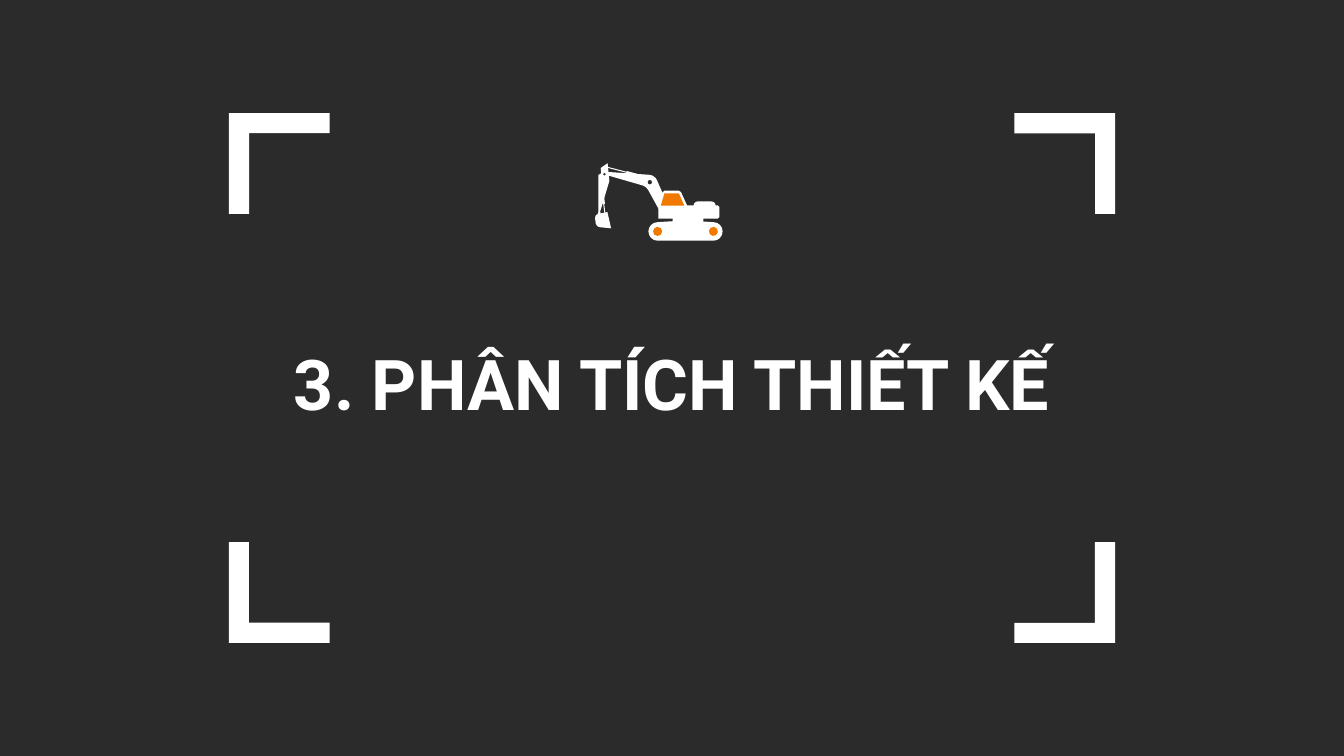
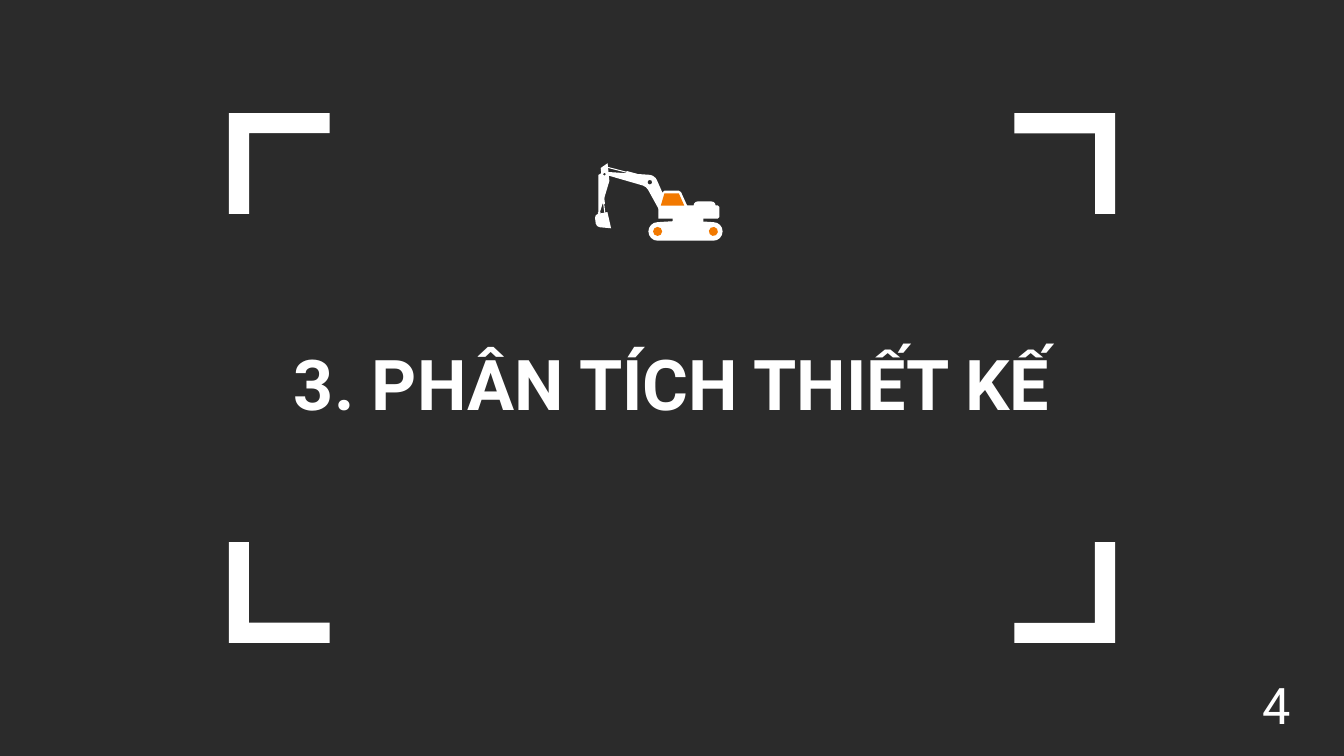
Before and after one commit to datmeo186305/DATN, a slide deck: slide 5 of SLIDE/NguyenTienDat_160702122_slide.pptx (slide 6 before the commit). Drawn at 1344x756 pixels with LibreOffice and Linux fonts; fonts in the diff are those of the drawing; background and template pictures are left out; a plain dark background stands for a picture behind light text. Boxes give left, top, right and bottom in pixels: in the first picture for what was removed or moved away, otherwise in the second. Text is boxed around its words. In the diff, an @@ line names an element or a change of style, - is before the commit and + after.

```diff
--- a/SLIDE/NguyenTienDat_160702122_slide.pptx
+++ b/SLIDE/NguyenTienDat_160702122_slide.pptx
@@ text added at [1263, 688, 1291, 724], 36 pt, text #FFFFFF @@
+4
```
Also in this commit, not shown: 8 other slides changed, 2 slides added, 39 slides removed, 10 other files.
